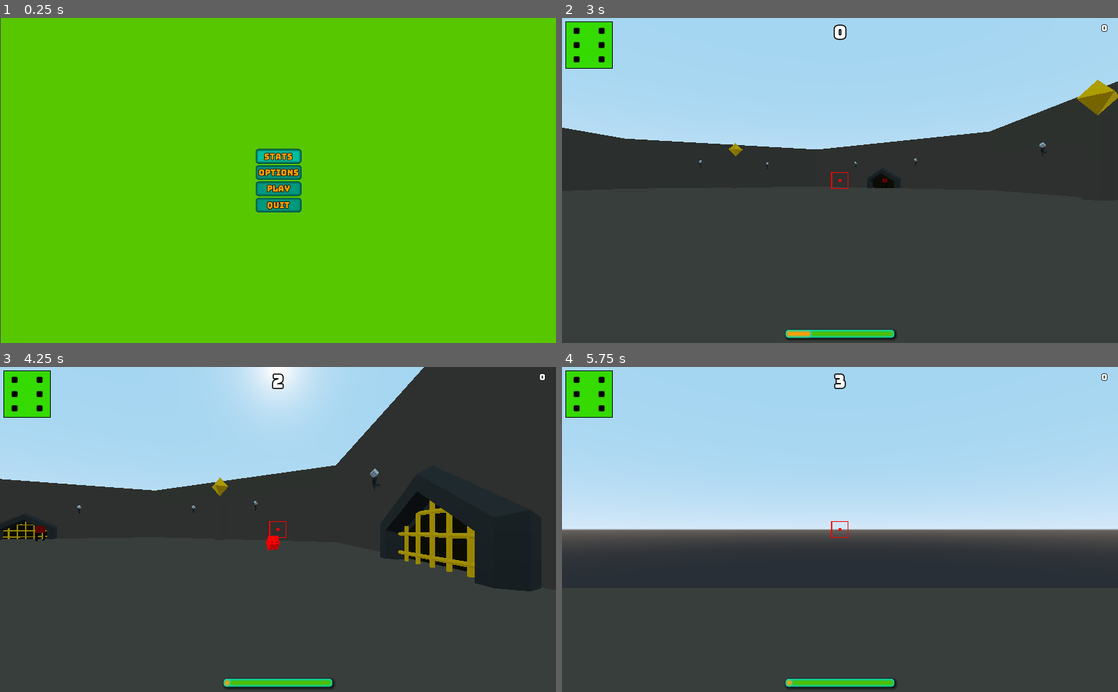
Above: before the commit, frames 1-4 (two rows, left to right).
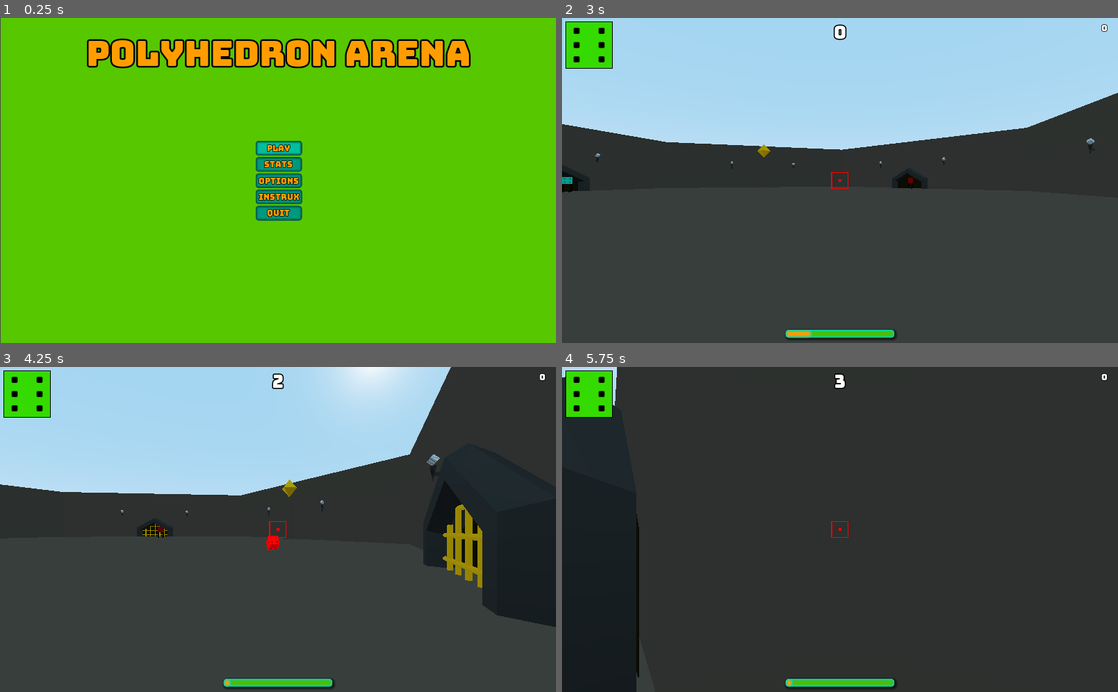
Above: after the commit, the same moments.

Repository: the-alex-g/PolyhedralArena
Game: Godot game, scene res://Menu/MainMenu.tscn
The game is run twice, just before and just after one commit, with the same random seed, the same clock (stepped at 60 frames per second) and the same inputs.
Inputs (mouse positions are in pixels of both pictures, inside the frame that each line leads up to):
- Up to frame 1 (0.25 s): no input
- Up to frame 2 (3 s): click (840, 196) at 0.5 s, where only the run after the commit has a clickable "Instrux"; click (840, 219) at 1.25 s, where only the run after the commit has a clickable "Back"; click "Play" at 2 s; tap Enter at 2.75 s; hold Right (turn_right) from 2.78 s (still down); hold Space (throw) from 2.78 s (still down)
- Up to frame 3 (4.25 s): release Right (turn_right) at 3.53 s; release Space (throw) at 3.53 s; hold S (backward) from 3.53 s (still down); tap Space (throw) at 3.6 s
- Up to frame 4 (5.75 s): release S (backward) at 4.28 s; hold Right (turn_right) 4.28-5.03 s; hold Space (throw) 4.28-5.03 s; hold W (forward) from 5.03 s (still down); tap Space (throw) at 5.1 s

The runs differ from the first frame. In frame 1, 7.0% of the frame differs, in the area x 15-85%, y 6-63%; in frame 2, 1.9%; in frame 3, 11%; in frame 4, 57%, in the area x 0-100%, y 0-100%.

Commit message:
Add not changing selected button when back is pressed

Diff:
--- a/project/Dice/PlayerDie.gd
+++ b/project/Dice/PlayerDie.gd
@@ -18,7 +18,7 @@
 func _physics_process(delta:float)->void:
 	if _health <= 0:
 		return
-	rotation_degrees.y += Input.get_axis("turn_right", "turn_left") * 2
+	rotation_degrees.y += Input.get_axis("turn_right", "turn_left") * 1.5
 	var direction := Vector3(Input.get_axis("right", "left"), 0, Input.get_axis("backward", "forward")).rotated(Vector3.UP, rotation.y)
 	# warning-ignore:return_value_discarded
 	move_and_collide(direction * delta * speed)
--- a/project/Menu/MainMenu.gd
+++ b/project/Menu/MainMenu.gd
@@ -12,6 +12,7 @@
 
 onready var _stat_menu = $StatMenu as Panel
 onready var _options_menu = $OptionsMenu as Panel
+onready var _instrux = $InstruxDisplay as Panel
 onready var _stat_button = $VBoxContainer/StatButton as Button
 
 var _config = ConfigFile.new()
@@ -19,10 +20,9 @@
 var _sfx := AudioServer.get_bus_index("SFX")
 
 func _ready()->void:
+	$VBoxContainer/PlayButton.grab_focus()
 	Input.set_mouse_mode(Input.MOUSE_MODE_HIDDEN)
-	_stat_button.grab_focus()
-	_stat_menu.visible = false
-	_options_menu.visible = false
+	_hide_menus()
 	var err = _config.load(CONFIGPATH)
 	if err != OK:
 		_config.save(CONFIGPATH)
@@ -30,6 +30,12 @@
 	$OptionsMenu/VBoxContainer2/Music.pressed = !AudioServer.is_bus_mute(_music)
 	$OptionsMenu/VBoxContainer2/SFX.pressed = !AudioServer.is_bus_mute(_sfx)
 	$OptionsMenu/VBoxContainer2/Fullscreen.pressed = OS.window_fullscreen
+
+
+func _hide_menus()->void:
+	_stat_menu.visible = false
+	_options_menu.visible = false
+	_instrux.visible = false
 
 
 func _update_stats()->void:
@@ -46,9 +52,8 @@
 
 
 func _on_BackButton_pressed()->void:
-	_stat_menu.visible = false
-	_options_menu.visible = false
-	_stat_button.grab_focus()
+	_hide_menus()
+	$VBoxContainer/StatButton.grab_focus()
 
 
 func _on_ClearButton_pressed()->void:
@@ -84,3 +89,18 @@
 
 func _on_QuitButton_pressed()->void:
 	get_tree().quit()
+
+
+func _on_InstruxButton_pressed()->void:
+	_instrux.visible = true
+	$InstruxDisplay/VBoxContainer/BackButton.grab_focus()
+
+
+func _on_OptionsBack_pressed()->void:
+	_hide_menus()
+	$VBoxContainer/Options.grab_focus()
+
+
+func _on_InstruxBackButton_pressed()->void:
+	_hide_menus()
+	$VBoxContainer/InstruxButton.grab_focus()
--- a/project/Menu/MainMenu.tscn
+++ b/project/Menu/MainMenu.tscn
@@ -1,8 +1,16 @@
-[gd_scene load_steps=12 format=2]
+[gd_scene load_steps=15 format=2]
 
 [ext_resource path="res://Menu/MainMenu.gd" type="Script" id=1]
+[ext_resource path="res://Font/Bungee-Regular.ttf" type="DynamicFontData" id=2]
 [ext_resource path="res://Styles/theme.tres" type="Theme" id=3]
 [ext_resource path="res://ColoredFaces.png" type="Texture" id=4]
+[ext_resource path="res://Font/display.tres" type="DynamicFont" id=5]
+
+[sub_resource type="DynamicFont" id=9]
+size = 64
+outline_size = 3
+outline_color = Color( 0, 0, 0, 1 )
+font_data = ExtResource( 2 )
 
 [sub_resource type="AtlasTexture" id=1]
 atlas = ExtResource( 4 )
@@ -74,6 +82,17 @@
 anchor_bottom = 1.0
 color = Color( 0.411765, 1, 0, 1 )
 
+[node name="Title" type="Label" parent="."]
+anchor_left = 0.5
+anchor_right = 0.5
+margin_left = -354.0
+margin_top = 33.0
+margin_right = 354.0
+margin_bottom = 98.0
+custom_colors/font_color = Color( 1, 0.615686, 0, 1 )
+custom_fonts/font = SubResource( 9 )
+text = "Polyhedron Arena"
+
 [node name="VBoxContainer" type="VBoxContainer" parent="."]
 anchor_left = 0.5
 anchor_top = 0.5
@@ -86,28 +105,34 @@
 grow_horizontal = 2
 grow_vertical = 2
 
+[node name="PlayButton" type="Button" parent="VBoxContainer"]
+margin_right = 89.0
+margin_bottom = 27.0
+text = "Play"
+
 [node name="StatButton" type="Button" parent="VBoxContainer"]
-margin_right = 88.0
-margin_bottom = 27.0
+margin_top = 31.0
+margin_right = 89.0
+margin_bottom = 58.0
 grow_horizontal = 2
 text = "Stats"
 
 [node name="Options" type="Button" parent="VBoxContainer"]
-margin_top = 31.0
-margin_right = 88.0
-margin_bottom = 58.0
+margin_top = 62.0
+margin_right = 89.0
+margin_bottom = 89.0
 text = "Options"
 
-[node name="PlayButton" type="Button" parent="VBoxContainer"]
-margin_top = 62.0
-margin_right = 88.0
-margin_bottom = 89.0
-text = "Play"
+[node name="InstruxButton" type="Button" parent="VBoxContainer"]
+margin_top = 93.0
+margin_right = 89.0
+margin_bottom = 120.0
+text = "Instrux"
 
 [node name="QuitButton" type="Button" parent="VBoxContainer"]
-margin_top = 93.0
-margin_right = 88.0
-margin_bottom = 120.0
+margin_top = 124.0
+margin_right = 89.0
+margin_bottom = 151.0
 text = "Quit"
 
 [node name="StatMenu" type="Panel" parent="."]
@@ -279,6 +304,7 @@
 text = "Clear"
 
 [node name="OptionsMenu" type="Panel" parent="."]
+visible = false
 anchor_left = 0.5
 anchor_top = 0.5
 anchor_right = 0.5
@@ -325,18 +351,67 @@
 margin_bottom = 165.0
 text = "Back"
 
+[node name="InstruxDisplay" type="Panel" parent="."]
+anchor_left = 0.5
+anchor_top = 0.5
+anchor_right = 0.5
+anchor_bottom = 0.5
+margin_left = -435.0
+margin_top = -149.0
+margin_right = 435.0
+margin_bottom = 149.0
+
+[node name="VBoxContainer" type="VBoxContainer" parent="InstruxDisplay"]
+anchor_left = 0.5
+anchor_top = 0.5
+anchor_right = 0.5
+anchor_bottom = 0.5
+margin_left = -410.5
+margin_top = -134.0
+margin_right = 410.5
+margin_bottom = 134.0
+
+[node name="Header" type="Label" parent="InstruxDisplay/VBoxContainer"]
+margin_right = 821.0
+margin_bottom = 33.0
+custom_colors/font_color = Color( 1, 0.615686, 0, 1 )
+custom_fonts/font = ExtResource( 5 )
+text = "Survive the Arena for as long as possible!"
+
+[node name="Instrux" type="Label" parent="InstruxDisplay/VBoxContainer"]
+margin_top = 37.0
+margin_right = 821.0
+margin_bottom = 214.0
+text = "-Left stick / WASD: Move
+-Right stick / left and right arrows: turn
+-X / space: attack! Hold to increase range
+
+-Die in upper left of screen is your health
+-Number in center top of screen is the time you have survived so far
+-Number in top right of screen is the number of enemies you have killed in the round
+-Bar at bottom shows how long you have held attack for"
+autowrap = true
+
+[node name="BackButton" type="Button" parent="InstruxDisplay/VBoxContainer"]
+margin_top = 218.0
+margin_right = 821.0
+margin_bottom = 245.0
+text = "Back"
+
 [node name="AnimationPlayer" type="AnimationPlayer" parent="."]
 autoplay = "Fade"
 anims/Fade = SubResource( 7 )
 anims/RESET = SubResource( 8 )
 
+[connection signal="pressed" from="VBoxContainer/PlayButton" to="." method="_on_PlayButton_pressed"]
 [connection signal="pressed" from="VBoxContainer/StatButton" to="." method="_on_StatButton_pressed"]
 [connection signal="pressed" from="VBoxContainer/Options" to="." method="_on_Options_pressed"]
-[connection signal="pressed" from="VBoxContainer/PlayButton" to="." method="_on_PlayButton_pressed"]
+[connection signal="pressed" from="VBoxContainer/InstruxButton" to="." method="_on_InstruxButton_pressed"]
 [connection signal="pressed" from="VBoxContainer/QuitButton" to="." method="_on_QuitButton_pressed"]
 [connection signal="pressed" from="StatMenu/VBoxContainer7/BackButton" to="." method="_on_BackButton_pressed"]
 [connection signal="pressed" from="StatMenu/VBoxContainer7/ClearButton" to="." method="_on_ClearButton_pressed"]
 [connection signal="toggled" from="OptionsMenu/VBoxContainer2/Music" to="." method="_on_Music_toggled"]
 [connection signal="toggled" from="OptionsMenu/VBoxContainer2/SFX" to="." method="_on_SFX_toggled"]
 [connection signal="toggled" from="OptionsMenu/VBoxContainer2/Fullscreen" to="." method="_on_Fullscreen_toggled"]
-[connection signal="pressed" from="OptionsMenu/VBoxContainer2/Back" to="." method="_on_BackButton_pressed"]
+[connection signal="pressed" from="OptionsMenu/VBoxContainer2/Back" to="." method="_on_OptionsBack_pressed"]
+[connection signal="pressed" from="InstruxDisplay/VBoxContainer/BackButton" to="." method="_on_InstruxBackButton_pressed"]
